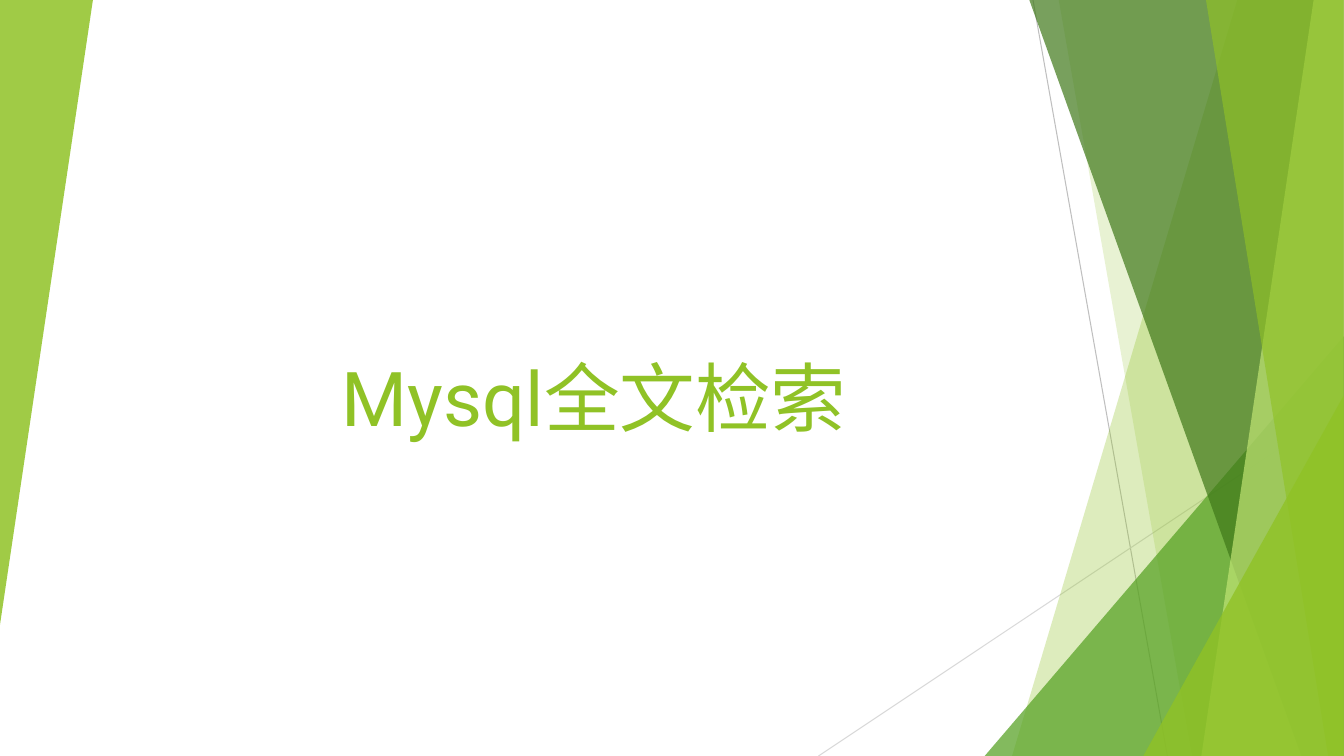
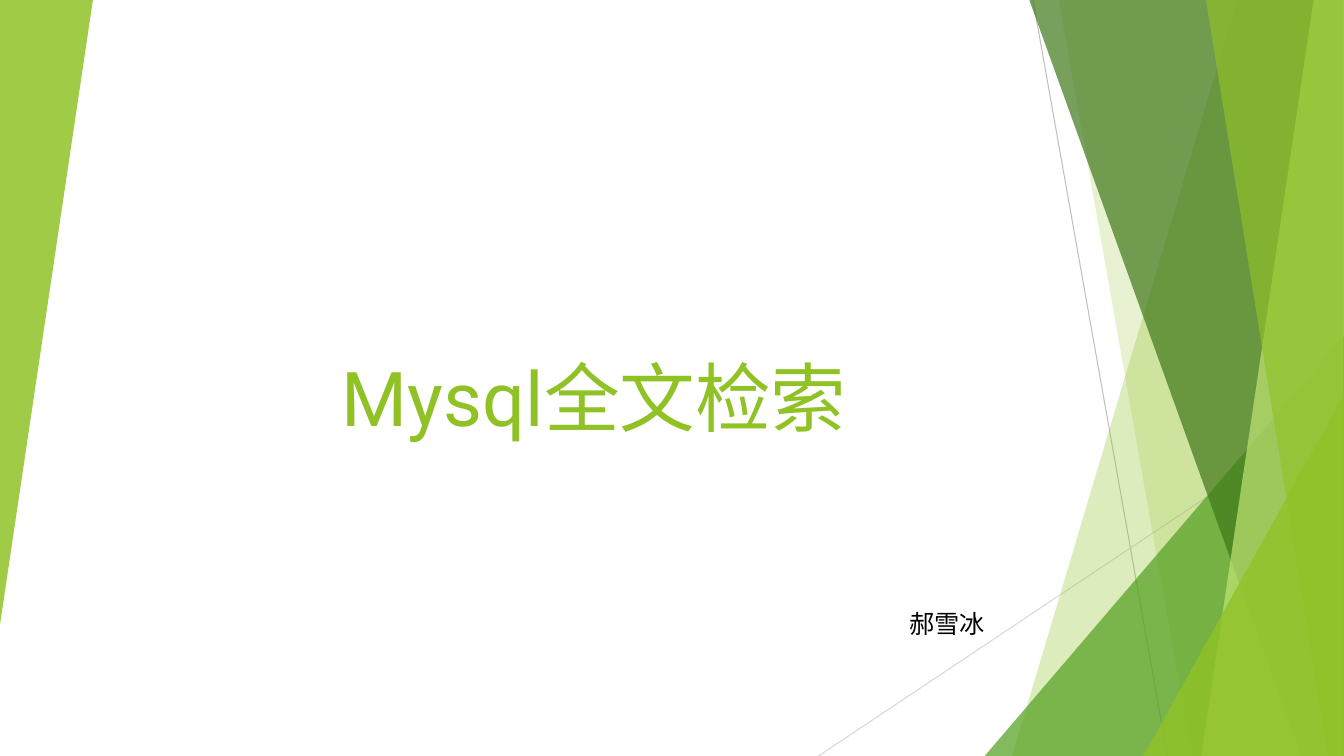
Before and after one commit to haoxuebing/Mysql_full_text_search, a slide deck: slide 1 of mysql全文检索.pptx. Drawn at 1344x756 pixels with LibreOffice and Linux fonts; fonts in the diff are those of the drawing. Boxes give left, top, right and bottom in pixels: in the first picture for what was removed or moved away, otherwise in the second. Text is boxed around its words. In the diff, an @@ line names an element or a change of style, - is before the commit and + after.

Commit message:
ok

```diff
--- a/mysql全文检索.pptx
+++ b/mysql全文检索.pptx
@@ text added at (x1=909, y1=612, x2=985, y2=635), 18 pt, text #000000 @@
+郝雪冰
```
